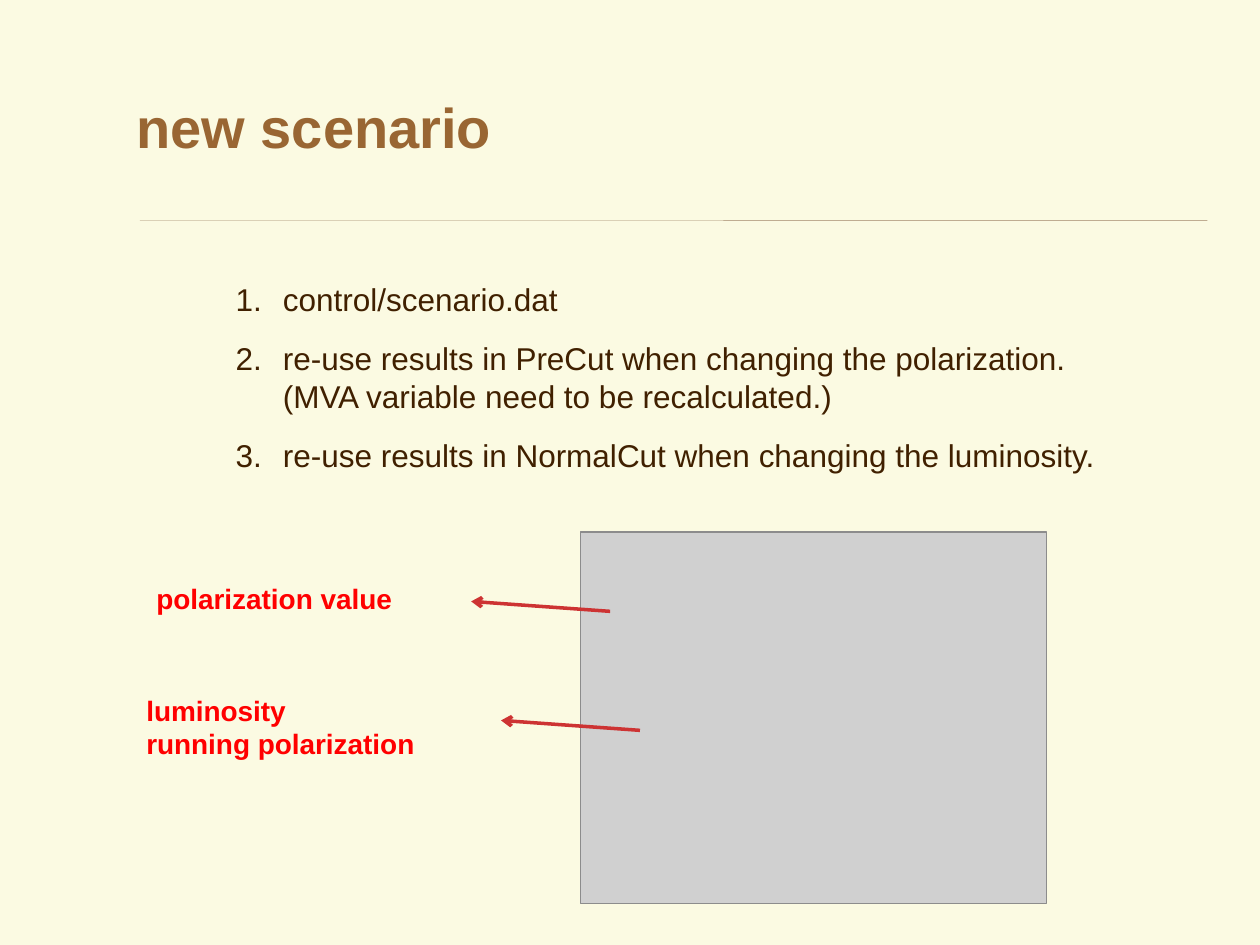
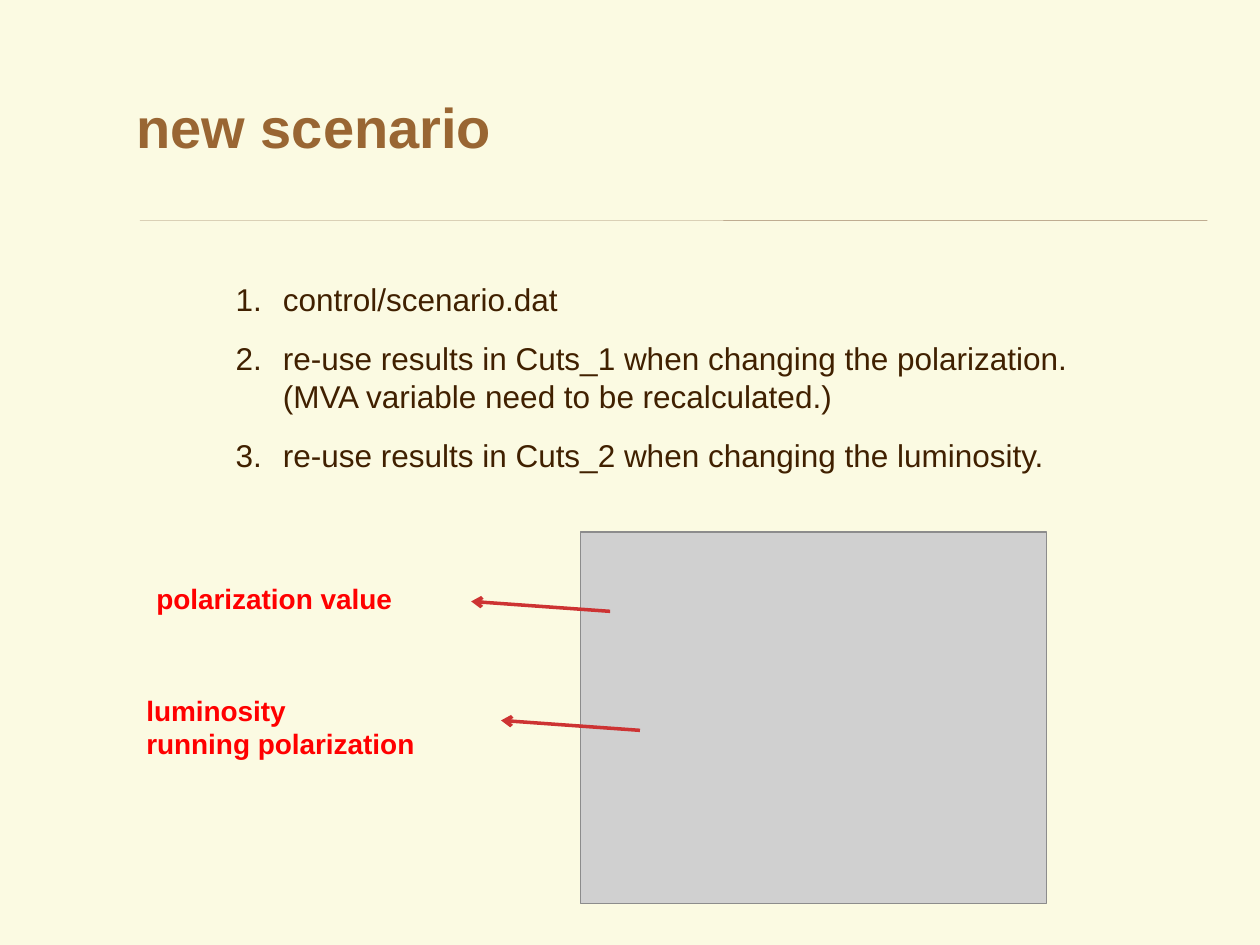
Before and after one commit to YancyW/BASDA, a slide deck: slide 34 of doc/BASDA_Introduction.pptx. Drawn at 1260x945 pixels with LibreOffice and Linux fonts; fonts in the diff are those of the drawing; grey boxes stand for pictures; background and template pictures are left out. Boxes give left, top, right and bottom in pixels: in the first picture for what was removed or moved away, otherwise in the second. Text is boxed around its words. In the diff, an @@ line names an element or a change of style, - is before the commit and + after.

```diff
--- a/doc/BASDA_Introduction.pptx
+++ b/doc/BASDA_Introduction.pptx
@@ text at <box>283,347,1067,473</box>: text changed @@
-2. re-use results in PreCut when changing the polarization. (MVA variable need to be recalculated.)
-3. re-use results in NormalCut when changing the luminosity.
+2. re-use results in Cuts_1 when changing the polarization. (MVA variable need to be recalculated.)
+3. re-use results in Cuts_2 when changing the luminosity.
```
Also in this commit, not shown: 1 other slide changed, 26 other files.
